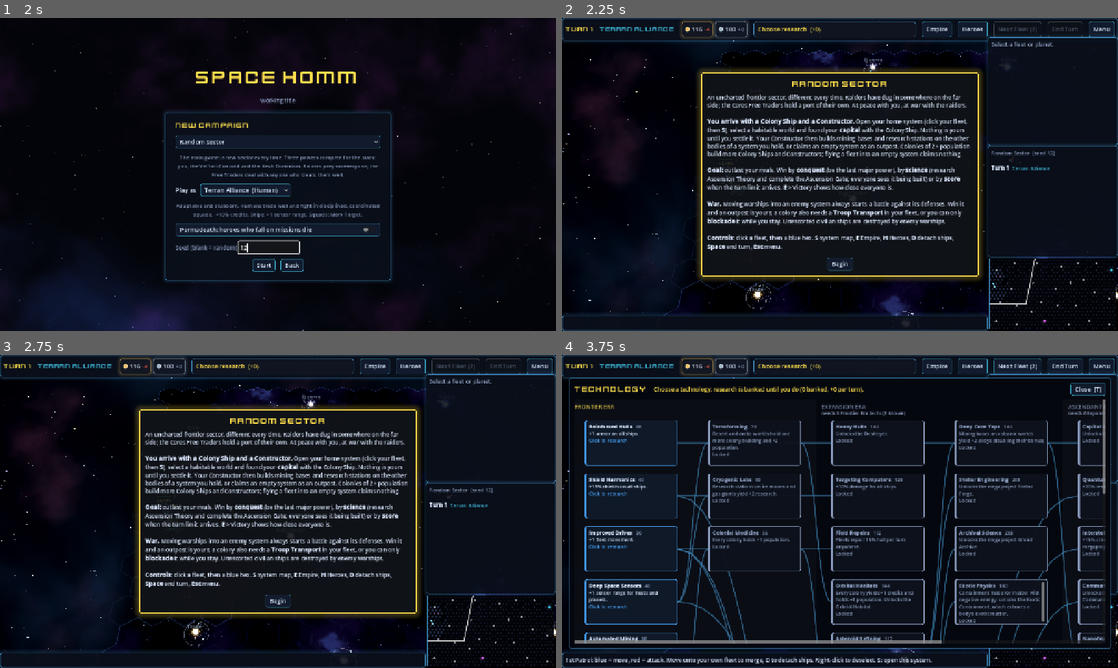
Above: before the commit, frames 1-4 (two rows, left to right).
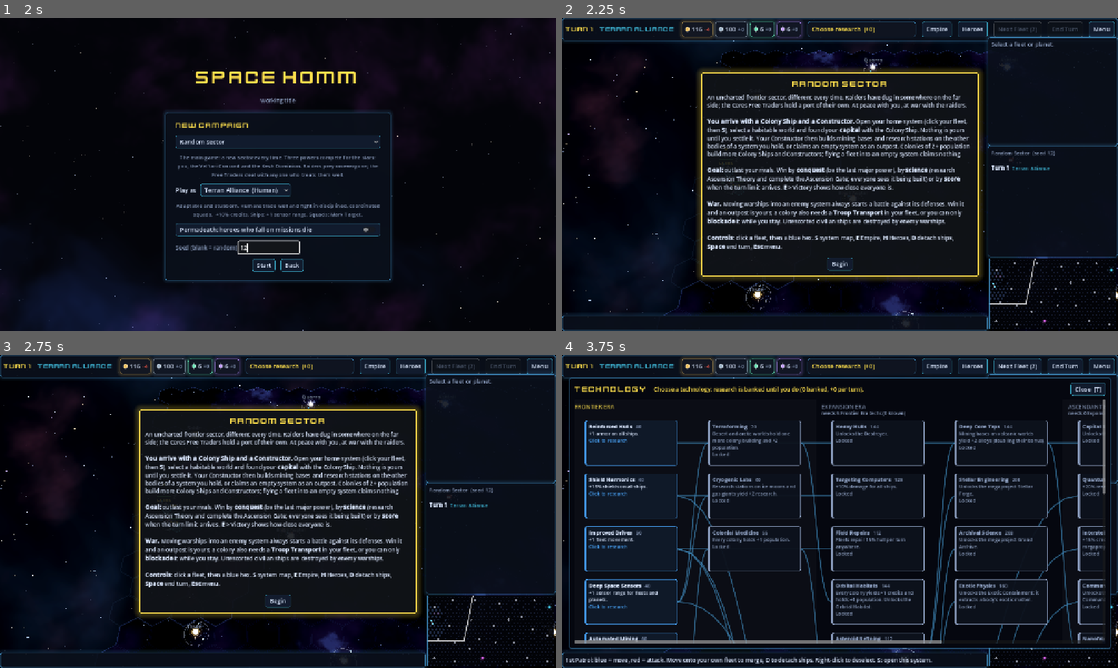
Above: after the commit, the same moments.

Repository: jamesedchristie/space-homm
Game: Godot game, scene res://src/presentation/main.tscn
The game is run twice, just before and just after one commit, with the same random seed, the same clock (stepped at 60 frames per second) and the same inputs.
Inputs (mouse positions are in pixels of both pictures, inside the frame that each line leads up to):
- Up to frame 1 (2 s): click "New campaign" at 0.5 s; click (266, 246) at 1.27 s; type "12" at 1.35 s
- Up to frame 2 (2.25 s): click "Start" at 2 s
- Up to frame 3 (2.75 s): no input
- Up to frame 4 (3.75 s): click "Begin" at 2.75 s; click "Choose a research project" at 3.5 s

Frame 1 is identical in both runs. In frame 2, 0.4% of the frame differs, in the area x 33-57%, y 0-7%; in frame 3, 0.4%; in frame 4, 0.8%, in the area x 33-87%, y 0-86%.

Commit message:
Strategic resources in the UI: chips, deposits on bodies and the map, costs
Top bar chips with diamond pips for the strategic resources you have or produce
(tooltip: stock, the bodies they come from, untapped deposits, where they are
found, what extracts them and what needs them). Body cards list deposits with
richness pips and what taps them (or would); Constructor buttons say what each
development would extract there; unsurveyed bodies show "Deposits: ?". On the
system map surveyed bodies carry a diamond per deposit (filled when tapped), and
the hover hint and system info name them. Tech cards, the tech tree status, the
Victory tab and the research chip show what Hyperdrive still needs; the Empire
panel lists the strategic stock. Log lines for waiting research, surveyed
deposits, loot and finds with strategic rewards.

Co-Authored-By: Claude Opus 5.5 <noreply@anthropic.com>
Claude-Session: https://claude.ai/code/session_011S8DfbG2VPjJYDMcXDFx8r

Diff:
--- a/data/empire/techs.json
+++ b/data/empire/techs.json
@@ -408,7 +408,7 @@
   },
   "exotic_physics": {
     "name": "Exotic Physics",
-    "description": "Containment fields for matter with negative energy: unlocks the Exotic Containment, which extracts a body's exotic matter.",
+    "description": "Unlocks the Exotic Containment: it extracts a body's exotic matter.",
     "era": 2,
     "cost": 100,
     "requires": ["scientific_method"],
@@ -540,7 +540,7 @@
   },
   "hyperdrive": {
     "name": "Hyperdrive",
-    "description": "Act 1 complete: your ships can leave the system (the galaxy opens in a later update). The first jump burns exotic matter and a tankful of volatiles.",
+    "description": "Wakes the jump points: Act 1 complete. The first jump burns exotic matter and volatiles.",
     "era": 3,
     "cost": 260,
     "scale": "system",
--- a/src/empire/victory_rules.gd
+++ b/src/empire/victory_rules.gd
@@ -161,12 +161,22 @@
 		var tech_name: String = engine.data.techs.get(goal, {}).get("name", goal)
 		var entry := {"id": "tech", "name": tech_name, "enabled": true, "rows": [], "leader": "",
 				"text": "Research %s to win. %s" % [tech_name, engine.data.techs.get(goal, {}).get("description", "")]}
+		var needs := ResearchRules.resource_cost(engine, goal)
+		if not needs.is_empty():
+			entry["text"] += " It completes only with %s in store." % EmpireRules.cost_text(engine, needs)
 		var best_tech := -1.0
 		for id in alive:
 			var v := tech_progress(engine, id)
 			var path := tech_path(engine, goal)
 			var have := path.filter(func(t: String) -> bool: return t in s.known_techs(id)).size()
-			entry["rows"].append({"faction": id, "text": "%d of %d techs on the road to %s" % [have, path.size(), tech_name], "value": v})
+			var row_text := "%d of %d techs on the road to %s" % [have, path.size(), tech_name]
+			var parts := PackedStringArray()
+			for k: String in needs:
+				parts.append("%d/%d %s" % [mini(int(s.resources.get(id, {}).get(k, 0)), int(needs[k])), int(needs[k]),
+						engine.data.resources.get(k, {}).get("name", k).to_lower()])
+			if not parts.is_empty():
+				row_text += "; " + ", ".join(parts)
+			entry["rows"].append({"faction": id, "text": row_text, "value": v})
 			if v > best_tech:
 				best_tech = v
 				entry["leader"] = id
--- a/src/presentation/strategic/empire_panel.gd
+++ b/src/presentation/strategic/empire_panel.gd
@@ -72,6 +72,11 @@
 	var data := engine.data
 	var income := EmpireRules.income(engine, faction_id)
 	list.add_child(_text("Income per turn: %s" % _resource_text(engine, income, true)))
+	var strategic := PackedStringArray()
+	for k in DepositRules.strategic(engine.data):
+		strategic.append(UiKit.color_tag("◆ %d %s (%+d)" % [int(engine.state.resources[faction_id].get(k, 0)),
+				DepositRules.resource_name(engine.data, k).to_lower(), int(income.get(k, 0))], DepositRules.color(engine.data, k)))
+	list.add_child(_text("Strategic resources in store: %s" % ", ".join(strategic)))
 	var upkeep := int(income["upkeep"])
 	var fleet_cost := EmpireRules.fleet_upkeep(engine, faction_id)
 	list.add_child(_text(UiKit.color_tag("Ships cost %d credits a turn to keep; your colonies support %d for free, so you pay %d (already counted in the credits above). Population: %d across %d colonies." % [
--- a/src/presentation/strategic/galaxy_hud.gd
+++ b/src/presentation/strategic/galaxy_hud.gd
@@ -78,22 +78,26 @@
 
 ## One chip per resource in the top bar: a coloured pip, the stockpile and the
 ## per-turn change, with a breakdown as the tooltip. Chips are created on
-## first use and keep their order.
-func set_resource_chip(id: String, color: Color, value: int, delta: int, tooltip: String) -> void:
+## first use and keep their order. Strategic resources (`diamond`) get a diamond pip
+## and a compact chip; `shown` false hides a chip (a strategic resource you neither
+## have nor produce).
+func set_resource_chip(id: String, color: Color, value: int, delta: int, tooltip: String, diamond := false,
+		shown := true) -> void:
 	if not _chips.has(id):
 		var chip := UiKit.panel(Color(0.06, 0.08, 0.13, 0.9), Color(color, 0.45))
 		chip.mouse_filter = Control.MOUSE_FILTER_STOP
 		var box := HBoxContainer.new()
-		box.add_theme_constant_override("separation", 5)
+		box.add_theme_constant_override("separation", 4 if diamond else 5)
 		chip.add_child(box)
 		var pip := Pip.new()
 		pip.color = color
-		pip.custom_minimum_size = Vector2(10, 10)
+		pip.diamond = diamond
+		pip.custom_minimum_size = Vector2(11, 11) if diamond else Vector2(10, 10)
 		pip.size_flags_vertical = Control.SIZE_SHRINK_CENTER
 		box.add_child(pip)
-		var value_label := UiKit.label("", 14, Palette.TEXT)
+		var value_label := UiKit.label("", 13 if diamond else 14, Palette.TEXT)
 		box.add_child(value_label)
-		var delta_label := UiKit.label("", 12, Palette.TEXT_DIM)
+		var delta_label := UiKit.label("", 11 if diamond else 12, Palette.TEXT_DIM)
 		delta_label.size_flags_vertical = Control.SIZE_SHRINK_CENTER
 		box.add_child(delta_label)
 		_chip_row.add_child(chip)
@@ -104,6 +108,7 @@
 	dl.text = "%+d" % delta
 	dl.add_theme_color_override("font_color", Palette.BAD if delta < 0 else (Palette.GOOD.darkened(0.15) if delta > 0 else Palette.TEXT_DIM))
 	(c["panel"] as Control).tooltip_text = tooltip
+	(c["panel"] as Control).visible = shown
 
 
 ## Civ-style "needs your attention" list at the top left of the map: each
@@ -316,11 +321,20 @@
 	return sb
 
 
-## A small round colour pip (resource chips).
+## A small colour pip (resource chips): round, or a diamond for strategic resources.
 class Pip:
 	extends Control
 	var color := Color.WHITE
+	var diamond := false
 
 	func _draw() -> void:
-		draw_circle(size / 2.0, minf(size.x, size.y) / 2.0, color)
-		draw_arc(size / 2.0, minf(size.x, size.y) / 2.0, 0, TAU, 16, Color(1, 1, 1, 0.35), 1.0, true)
+		var c := size / 2.0
+		var r := minf(size.x, size.y) / 2.0
+		if diamond:
+			var pts := PackedVector2Array([c + Vector2(0, -r), c + Vector2(r * 0.8, 0), c + Vector2(0, r), c + Vector2(-r * 0.8, 0)])
+			draw_colored_polygon(pts, color)
+			pts.append(pts[0])
+			draw_polyline(pts, Color(1, 1, 1, 0.4), 1.0, true)
+			return
+		draw_circle(c, r, color)
+		draw_arc(c, r, 0, TAU, 16, Color(1, 1, 1, 0.35), 1.0, true)
--- a/src/presentation/strategic/galaxy_overlay_3d.gd
+++ b/src/presentation/strategic/galaxy_overlay_3d.gd
@@ -36,7 +36,7 @@
 				items.append({"banner": pv, "at": at})
 				boxes.append(Rect2(at + Vector2(-w / 2.0, -16), Vector2(w, 22)))
 		else:
-			_add_text_item(items, boxes, pv, pv.label_height, pv.display_name, 12, Palette.TEXT_DIM)
+			_add_text_item(items, boxes, pv, pv.label_height, pv.display_name, 12, Palette.TEXT_DIM, _deposit_marks(pv))
 	for av: Anomaly3D in board.anomaly_views.values():
 		if av.visible:
 			_add_text_item(items, boxes, av, av.label_height, av.display_name, 11, Anomaly3D.COLOR.lightened(0.35))
@@ -72,6 +72,10 @@
 			_draw_tag(item["tag"], item["kind"], p)
 		else:
 			_text(p + Vector2(-70, 0), item["text"], 140, item["size"], item["color"])
+			var marks: Array = item.get("marks", [])
+			if not marks.is_empty():
+				var tw := ThemeDB.fallback_font.get_string_size(item["text"], HORIZONTAL_ALIGNMENT_LEFT, -1, item["size"]).x
+				_draw_marks(marks, p + Vector2(tw / 2.0 + 6.0, -4.0))
 
 
 const BANNER_FONT := 12
@@ -130,7 +134,7 @@
 
 
 func _tag_width(pv: Planet3D, _kind: String) -> float:
-	var w := 22.0
+	var w := 22.0 + _deposit_marks(pv).size() * MARK_STEP
 	if _tag_name_shown(pv):
 		w += ThemeDB.fallback_font.get_string_size(pv.display_name, HORIZONTAL_ALIGNMENT_LEFT, -1, 11).x + 6.0
 	return w
@@ -166,8 +170,11 @@
 		draw_colored_polygon(PackedVector2Array([icon + Vector2(-3, -5), icon + Vector2(4, -3), icon + Vector2(-3, -1)]), ic)
 	else:
 		draw_circle(icon, 3.5, ic)
+	var marks := _deposit_marks(pv)
+	_draw_marks(marks, rect.position + Vector2(21.0, 8.0))
 	if _tag_name_shown(pv):
-		draw_string(font, rect.position + Vector2(20, 12), pv.display_name, HORIZONTAL_ALIGNMENT_LEFT, -1, 11, c.lightened(0.5))
+		draw_string(font, rect.position + Vector2(20 + marks.size() * MARK_STEP, 12), pv.display_name, HORIZONTAL_ALIGNMENT_LEFT, -1, 11,
+				c.lightened(0.5))
 
 
 func _banner_width(pv: Planet3D) -> float:
@@ -232,13 +239,48 @@
 
 
 func _add_text_item(items: Array[Dictionary], boxes: Array[Rect2], node: Node3D, height: float, text: String,
-		size: int, color: Color) -> void:
+		size: int, color: Color, marks: Array = []) -> void:
 	var p: Variant = _project(node, height)
 	if p == null:
 		return
-	var w := ThemeDB.fallback_font.get_string_size(text, HORIZONTAL_ALIGNMENT_LEFT, -1, size).x
-	items.append({"at": p, "text": text, "size": size, "color": color})
+	var w := ThemeDB.fallback_font.get_string_size(text, HORIZONTAL_ALIGNMENT_LEFT, -1, size).x + marks.size() * MARK_STEP * 2.0
+	items.append({"at": p, "text": text, "size": size, "color": color, "marks": marks})
 	boxes.append(Rect2(p + Vector2(-w / 2.0, -size), Vector2(w, size + 4)))
+
+
+## Horizontal space per deposit diamond.
+const MARK_STEP := 9.0
+
+
+## Strategic deposits the player knows of on a body of a system-scale map, as diamonds:
+## [{"color", "tapped"}] (tapped = extracted by its owner). Unsurveyed bodies show none.
+func _deposit_marks(pv: Planet3D) -> Array:
+	var out: Array = []
+	var e := board.engine
+	if not e.is_system_scale():
+		return out
+	var planet: Planet = e.state.planets.get(pv.planet_id)
+	if planet == null or planet.bodies.is_empty():
+		return out
+	var deposits := e.known_deposits(board.player_faction, planet, planet.bodies[0])
+	for k: String in deposits:
+		out.append({"color": DepositRules.color(e.data, k), "tapped": DepositRules.is_tapped(e.data, planet.bodies[0], k),
+				"richness": int(deposits[k])})
+	return out
+
+
+## A row of small diamonds from `at` (left centre): filled when tapped, an outline when not.
+func _draw_marks(marks: Array, at: Vector2) -> void:
+	var x := at.x
+	for m: Dictionary in marks:
+		var c: Color = m["color"]
+		var r := 3.0 + 0.6 * float(m["richness"])
+		var pts := PackedVector2Array([Vector2(x + r * 0.8, at.y - r), Vector2(x + r * 1.6, at.y), Vector2(x + r * 0.8, at.y + r),
+				Vector2(x, at.y)])
+		draw_colored_polygon(pts, Color(0, 0, 0, 0.6) if not m["tapped"] else c)
+		pts.append(pts[0])
+		draw_polyline(pts, c.lightened(0.2), 1.3, true)
+		x += MARK_STEP
 
 
 func _draw_fleet(fv: Fleet3D, p: Vector2) -> void:
--- a/src/presentation/strategic/galaxy_screen.gd
+++ b/src/presentation/strategic/galaxy_screen.gd
@@ -499,10 +499,30 @@
 	hud.set_resource_chip("credits", Color(data.resources["credits"]["color"]), stock["credits"], income["credits"], credit_tip)
 	hud.set_resource_chip("alloys", Color(data.resources["alloys"]["color"]), stock["alloys"], income["alloys"],
 			"Alloys: %d in store, %+d per turn from mining bases and refineries.\nShips, buildings and wonders need them." % [stock["alloys"], income["alloys"]])
+	# Strategic resources: shown once you have some or produce some.
+	for k in DepositRules.strategic(data):
+		var have := int(stock.get(k, 0))
+		var gain := int(income.get(k, 0))
+		hud.set_resource_chip(k, DepositRules.color(data, k), have, gain, _strategic_tip(k, have, gain), true,
+				have > 0 or gain != 0)
 	var r: Dictionary = engine.state.research[f]
 	var per_turn := int(income["research"])
 	var color := Color(data.resources["research"]["color"])
-	if String(r["current"]).is_empty():
+	var waiting := ""
+	if not String(r["current"]).is_empty() and int(r["progress"]) >= ResearchRules.cost(engine, r["current"]):
+		waiting = EmpireRules.afford_error(engine, f, ResearchRules.resource_cost(engine, r["current"]))
+	if not waiting.is_empty():
+		# Short, the bar is crowded: "Hyperdrive 4/16 exotic" (the first resource still missing).
+		var needs := ResearchRules.resource_cost(engine, r["current"])
+		var short := ""
+		for k: String in needs:
+			if int(stock.get(k, 0)) < int(needs[k]):
+				short = "%d/%d %s" % [int(stock.get(k, 0)), int(needs[k]), DepositRules.resource_name(data, k).split(" ")[0].to_lower()]
+				break
+		hud.set_research_chip("%s %s" % [data.techs[r["current"]]["name"], short],
+				Palette.BAD, "%s is researched, but it completes only with the resources in store: %s. Research points keep banking." % [
+				data.techs[r["current"]]["name"], waiting], false)
+	elif String(r["current"]).is_empty():
 		hud.set_research_chip("Choose research  (+%d)" % per_turn, color,
 				"Nothing is being researched: points are banked until you choose (%d banked). Click or press T." % r["progress"], true)
 	else:
@@ -511,6 +531,35 @@
 		hud.set_research_chip("%s  %d/%d · %dt" % [data.techs[r["current"]]["name"], r["progress"], cost, turns], color,
 				"Researching %s: %d of %d (+%d per turn, %d turn(s) left). Click or press T for the tech tree." % [
 				data.techs[r["current"]]["name"], r["progress"], cost, per_turn, turns], false)
+
+
+## Tooltip for a strategic resource chip: stock and income, the bodies it comes from, where it is
+## found, what extracts it and what it is for.
+func _strategic_tip(k: String, have: int, gain: int) -> String:
+	var res: Dictionary = data.resources[k]
+	var lines := PackedStringArray()
+	lines.append("%s: %d in store, %+d per turn. %s" % [res["name"], have, gain, res.get("description", "")])
+	var sources := PackedStringArray()
+	var untapped := 0
+	for p: Planet in engine.state.planets.values():
+		for b in p.bodies:
+			var deposits := engine.known_deposits(player_faction, p, b)
+			if not deposits.has(k):
+				continue
+			if p.owner == player_faction and DepositRules.is_tapped(data, b, k):
+				var by: Array = b["buildings"].filter(func(x: String) -> bool: return k in data.buildings[x].get("extracts", []))
+				sources.append("%s (%s, %+d)" % [b["name"], data.buildings[by[0]]["name"], int(DepositRules.extraction(data, b)[k])])
+			elif p.owner.is_empty() or p.owner == player_faction:
+				untapped += 1
+	if not sources.is_empty():
+		lines.append("From: " + ", ".join(sources))
+	if untapped > 0:
+		lines.append("%d known deposit%s still untapped." % [untapped, "" if untapped == 1 else "s"])
+	lines.append("Found on %s; extracted by %s." % [res.get("found", "some bodies"), res.get("extracted_by", "a development")])
+	var uses := DepositRules.uses(engine, k)
+	if not uses.is_empty():
+		lines.append("Needed for: " + ", ".join(uses) + ".")
+	return "\n".join(lines)
 
 
 func _toggle_roster() -> void:
@@ -891,7 +940,7 @@
 		if planet != null and engine.is_system_scale():
 			var bdef: Dictionary = data.body_types.get(planet.bodies[0]["type"], {}) if not planet.bodies.is_empty() else {}
 			text += "   ·   %s, %s%s" % [planet.name, bdef.get("name", "body").to_lower(),
-					"" if engine.is_surveyed(player_faction, planet) else " (not surveyed)"]
+					_deposit_hint(planet) if engine.is_surveyed(player_faction, planet) else " (not surveyed: deposits ?)"]
 		elif planet != null:
 			text += "   ·   %s system, %d bodies" % [planet.name, planet.bodies.size()]
 		var anomaly := engine.state.anomaly_at(_hover)
@@ -905,6 +954,16 @@
 		if not terrain.is_empty() and engine.explored_cells(player_faction).has(_hover):
 			text += "   ·   %s: %s" % [terrain.get("name", ""), terrain.get("description", "")]
 	return text
+
+
+## ", volatiles (good), exotic matter (rich)" for a surveyed body's deposits in the hover hint.
+func _deposit_hint(planet: Planet) -> String:
+	var parts := PackedStringArray()
+	for b in planet.bodies:
+		var deposits := engine.known_deposits(player_faction, planet, b)
+		for k: String in deposits:
+			parts.append("%s (%s)" % [DepositRules.resource_name(data, k).to_lower(), DepositRules.richness_word(int(deposits[k]))])
+	return (": " + ", ".join(parts)) if not parts.is_empty() else ""
 
 
 func _select_next_fleet() -> void:
@@ -1157,9 +1216,9 @@
 ## "+45 alloys, Interceptor joins the fleet, map revealed (radius 4)".
 func _reward_text(r: Dictionary) -> String:
 	var parts := PackedStringArray()
-	for k in ["credits", "alloys"]:
+	for k in DepositRules.stockpiled(data):
 		if r.has(k):
-			parts.append(UiKit.color_tag("+%d %s" % [r[k], k], Color(data.resources[k]["color"])))
+			parts.append(UiKit.color_tag("+%d %s" % [r[k], DepositRules.resource_name(data, k).to_lower()], Color(data.resources[k]["color"])))
 	if r.has("research"):
 		parts.append(UiKit.color_tag("+%d research progress" % r["research"], Color(data.resources["research"]["color"])))
 	if r.has("ship"):
@@ -1198,7 +1257,11 @@
 		if not known.is_empty():
 			line += "  " + UiKit.color_tag(", ".join(known.map(func(t: String) -> String: return data.planet_traits[t]["name"])), Palette.ACTIVE)
 		elif not engine.is_surveyed(player_faction, planet):
-			line += "  " + UiKit.color_tag("not surveyed: fly a ship next to it", Palette.TEXT_DIM)
+			line += "  " + UiKit.color_tag("not surveyed: fly a ship next to it (deposits ?)", Palette.TEXT_DIM)
+		var deposits := engine.known_deposits(player_faction, planet, b)
+		for k: String in deposits:
+			line += "  " + SystemView.deposit_tag(data, k, int(deposits[k])) \
+					+ (UiKit.color_tag(" tapped", Palette.GOOD) if DepositRules.is_tapped(data, b, k) and planet.owner == player_faction else "")
 		text += "\n" + line
 	for mp_id in planet.megaprojects:
 		text += "\n" + UiKit.color_tag("Wonder: %s" % data.megaprojects[mp_id]["name"], Palette.ACTIVE)
@@ -1325,6 +1388,9 @@
 			var found := PackedStringArray()
 			for t: String in e.get("traits", []):
 				found.append(data.planet_traits.get(t, {}).get("name", t))
+			for b in s.planets[e["planet"]].bodies:
+				for k: String in DepositRules.of(b):
+					found.append("%s (%s)" % [DepositRules.resource_name(data, k), DepositRules.richness_word(int(DepositRules.of(b)[k]))])
 			return UiKit.color_tag("   Surveyed %s: %s" % [s.planets[e["planet"]].name,
 					", ".join(found) if not found.is_empty() else "nothing special"], Palette.SHIELDS if found.is_empty() else Palette.ACTIVE)
 		GalaxyEvents.SYSTEM_CLAIMED:
@@ -1393,7 +1459,7 @@
 		GalaxyEvents.DEN_CLEARED:
 			if e["faction"] != player_faction:
 				return ""
-			return UiKit.color_tag("   Raider den cleared: +%d credits, +%d alloys in loot" % [int(e["loot"].get("credits", 0)), int(e["loot"].get("alloys", 0))], Palette.GOOD)
+			return UiKit.color_tag("   Raider den cleared: ", Palette.GOOD) + _reward_text(e["loot"]) + UiKit.color_tag(" in loot", Palette.GOOD)
 		GalaxyEvents.DISCOVERY_FOUND:
 			if e["faction"] != player_faction:
 				return ""
@@ -1434,6 +1500,11 @@
 			if e["faction"] != player_faction:
 				return ""
 			return UiKit.color_tag("Research complete: %s" % data.techs[e["tech"]]["name"], Color(data.resources["research"]["color"]))
+		GalaxyEvents.RESEARCH_WAITING:
+			if e["faction"] != player_faction:
+				return ""
+			return UiKit.color_tag("%s is researched but can't complete: %s. Extract more (points keep banking)." % [
+					data.techs[e["tech"]]["name"], e["reason"].to_lower()], Palette.BAD)
 		GalaxyEvents.BUILDING_COMPLETED:
 			if s.planets[e["planet"]].owner != player_faction:
 				return ""
--- a/src/presentation/strategic/system_view.gd
+++ b/src/presentation/strategic/system_view.gd
@@ -322,12 +322,13 @@
 	var text := "%s [b]%s[/b]   %s" % [UiKit.color_tag("●", surface), b["name"], UiKit.color_tag(def.get("name", b["type"]), Palette.TEXT_DIM)]
 	_text(box, text, 16)
 	if not _engine.is_surveyed(_viewer, planet):
-		_text(box, UiKit.color_tag("Not surveyed: fly a ship to it (or next to it) to learn its traits.", Palette.TEXT_DIM), 12)
+		_text(box, UiKit.color_tag("Not surveyed: fly a ship to it (or next to it) to learn its traits and deposits.", Palette.TEXT_DIM), 12)
 	elif not known.is_empty():
 		var trait_lines := PackedStringArray()
 		for t: String in known:
 			trait_lines.append("%s: %s" % [UiKit.color_tag(data.planet_traits[t]["name"], Palette.ACTIVE), data.planet_traits[t].get("description", "")])
 		_text(box, "\n".join(trait_lines), 12)
+	_text(box, deposit_lines(_engine, _viewer, planet, b), 12)
 	var built := PackedStringArray()
 	for building_id: String in b["buildings"]:
 		built.append(data.buildings[building_id]["name"])
@@ -390,6 +391,11 @@
 				var btn := UiKit.button(label, func() -> void:
 					command_requested.emit(CivilianCommand.new(_viewer, planet.id, ctor["ship"]["uid"], CivilianCommand.JOB, b["id"], o["id"])))
 				var tip: String = data.buildings[o["id"]].get("description", "")
+				var taps := DepositRules.extraction(data, {"buildings": [o["id"]], "deposits": _engine.known_deposits(_viewer, planet, b)})
+				for k: String in taps:
+					tip += "\nHere it would extract %+d %s a turn." % [int(taps[k]), DepositRules.resource_name(data, k).to_lower()]
+				if not taps.is_empty():
+					btn.text = "%s  ·  +%s" % [label, ", ".join(taps.keys().map(func(k: String) -> String: return "%d %s" % [int(taps[k]), DepositRules.resource_name(data, k).to_lower()]))]
 				if planet.owner.is_empty() and o["ok"]:
 					tip += "\nFinishing it claims %s for you as an outpost." % planet.name
 				btn.tooltip_text = tip + ("" if o["ok"] else "\n(%s)" % o["reason"])
@@ -523,6 +529,43 @@
 	return data.units[q["item"]]["name"]
 
 
+## A deposit as a short tag: a diamond in the resource's colour, its name and richness pips
+## ("◆ Rare Elements ●●○").
+static func deposit_tag(data: DataRegistry, resource: String, richness: int) -> String:
+	var pips := "●".repeat(richness) + "○".repeat(maxi(3 - richness, 0))
+	return UiKit.color_tag("◆ %s %s" % [DepositRules.resource_name(data, resource), pips], DepositRules.color(data, resource))
+
+
+## A body's deposits as the viewer knows them, one line each, with what taps them (or would):
+## "Deposits: ?" until surveyed.
+static func deposit_lines(engine: GalaxyEngine, viewer: String, planet: Planet, b: Dictionary) -> String:
+	var data := engine.data
+	if not engine.is_surveyed(viewer, planet):
+		return UiKit.color_tag("Deposits: ?", Palette.TEXT_DIM)
+	var deposits := engine.known_deposits(viewer, planet, b)
+	if deposits.is_empty():
+		return UiKit.color_tag("No strategic deposits.", Palette.TEXT_DIM)
+	var lines := PackedStringArray()
+	var extraction := DepositRules.extraction(data, b)
+	for k: String in deposits:
+		var richness := int(deposits[k])
+		var line := "%s  %s" % [deposit_tag(data, k, richness), UiKit.color_tag("(%s)" % DepositRules.richness_word(richness), Palette.TEXT_DIM)]
+		if extraction.has(k):
+			var by: Array = b["buildings"].filter(func(x: String) -> bool: return k in data.buildings[x].get("extracts", []))
+			line += "  tapped by %s: %s" % [data.buildings[by[0]]["name"], UiKit.color_tag("%+d a turn" % int(extraction[k]), Palette.GOOD)]
+			if planet.is_blockaded():
+				line += UiKit.color_tag(" (halted by the blockade)", Palette.BAD)
+		else:
+			var names := PackedStringArray()
+			for id in DepositRules.extractors_for(engine, b, k):
+				var req: String = data.buildings[id].get("requires_tech", "")
+				var locked := not req.is_empty() and req not in engine.state.known_techs(viewer)
+				names.append(data.buildings[id]["name"] + (" (needs %s)" % data.techs[req]["name"] if locked else ""))
+			line += UiKit.color_tag("  untapped%s" % ((": " + " or ".join(names) + " would extract %d a turn" % richness) if not names.is_empty() else ""), Palette.TEXT_DIM)
+		lines.append(line)
+	return "\n".join(lines)
+
+
 ## "Population 5 / 8   ·   growth +0.8/turn, next in 4 turns" for a colony body.
 static func _population_text(engine: GalaxyEngine, b: Dictionary, faction_id: String) -> String:
 	var cap := EmpireRules.pop_cap(engine, b, faction_id)
--- a/src/presentation/strategic/tech_tree_view.gd
+++ b/src/presentation/strategic/tech_tree_view.gd
@@ -65,8 +65,13 @@
 	else:
 		var cost := ResearchRules.cost(engine, r["current"])
 		var turns := ceili(float(cost - int(r["progress"])) / maxf(1.0, per_turn))
-		_status.text = "Researching [b]%s[/b]  %d / %d  (+%d per turn, %d turn%s)" % [data.techs[r["current"]]["name"],
-				r["progress"], cost, per_turn, turns, "" if turns == 1 else "s"]
+		var missing := EmpireRules.afford_error(engine, faction_id, ResearchRules.resource_cost(engine, r["current"]))
+		if turns <= 0 and not missing.is_empty():
+			_status.text = "[b]%s[/b] is researched, %s: %s. It completes once they are in store." % [
+					data.techs[r["current"]]["name"], UiKit.color_tag("but waits", Palette.BAD), missing.to_lower()]
+		else:
+			_status.text = "Researching [b]%s[/b]  %d / %d  (+%d per turn, %d turn%s)" % [data.techs[r["current"]]["name"],
+					r["progress"], cost, per_turn, turns, "" if turns == 1 else "s"]
 
 	var layout := _layout(data, ResearchRules.tech_ids(engine))
 	var cells: Dictionary = layout["cells"]
@@ -195,6 +200,16 @@
 			state_text = UiKit.color_tag("Locked", Palette.TEXT_DIM)
 		_:
 			state_text = UiKit.color_tag("Researching" if current else "Click to research", Palette.ACTIVE if current else Palette.SHIELDS)
+	# Resources the tech burns when it completes (Hyperdrive: exotic matter and volatiles).
+	var needs := ResearchRules.resource_cost(engine, tech_id)
+	if not needs.is_empty() and status != ResearchRules.KNOWN:
+		var parts := PackedStringArray()
+		for k: String in needs:
+			var have := int(engine.state.resources[faction_id].get(k, 0))
+			parts.append(UiKit.color_tag("◆%d/%d %s" % [mini(have, int(needs[k])), int(needs[k]), DepositRules.resource_name(engine.data, k).to_lower()],
+					DepositRules.color(engine.data, k) if have >= int(needs[k]) else Palette.BAD))
+		state_text += "  " + " ".join(parts)
+		card.tooltip_text += "\nCompletes only with %s in store (spent then)." % EmpireRules.cost_text(engine, needs)
 	var name_color := Palette.TEXT if status != ResearchRules.LOCKED else Palette.TEXT_DIM
 	text.text = "[b]%s[/b]   %s\n%s\n%s" % [UiKit.color_tag(tech.get("name", tech_id), name_color),
 			UiKit.color_tag("%d" % ResearchRules.cost(engine, tech_id), Palette.TEXT_DIM),
